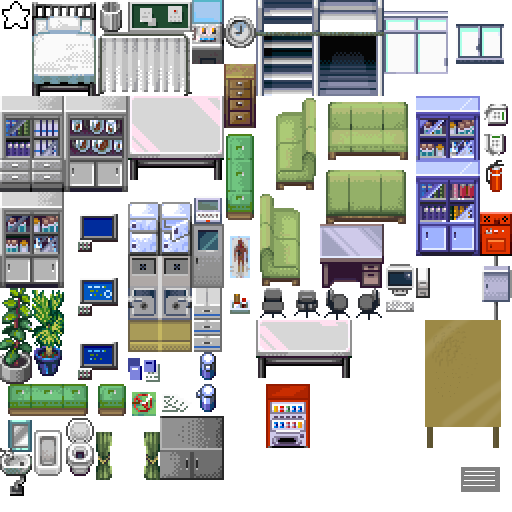
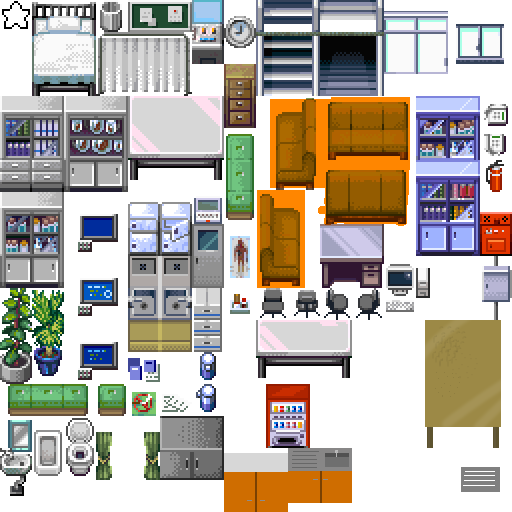
Two versions of the same layered image (512x512). Layer-by-layer changes:
added group "kueche" with 11 layers above "sofa" over (x1=224, y1=448, x2=352, y2=512)
added layer "trenner copy" (42%) in group "kueche" over (x1=320, y1=471, x2=322, y2=503)
added layer "rillen" in group "kueche" over (x1=292, y1=451, x2=319, y2=468)
added layer "spuehle" in group "kueche" over (x1=335, y1=450, x2=338, y2=457)
added layer "arbeiotsplatte #1" in group "kueche" over (x1=325, y1=453, x2=349, y2=469)
added layer "arbeiotsplatte" in group "kueche" over (x1=288, y1=448, x2=352, y2=471)
added layer "untenschrank copy" in group "kueche" over (x1=320, y1=471, x2=352, y2=503)
added layer "untenschrank" in group "kueche" over (x1=288, y1=471, x2=321, y2=503)
added layer "hinterteil" in group "kueche" over (x1=224, y1=453, x2=289, y2=472)
added layer "griff" in group "kueche" over (x1=247, y1=500, x2=265, y2=501)
added layer "trenner" (42%) in group "kueche" over (x1=255, y1=472, x2=257, y2=512)
added layer "kuechenschrank" in group "kueche" over (x1=224, y1=472, x2=289, y2=512)
added layer "sofa" (multiply) above "beine" over (x1=257, y1=97, x2=410, y2=288)
